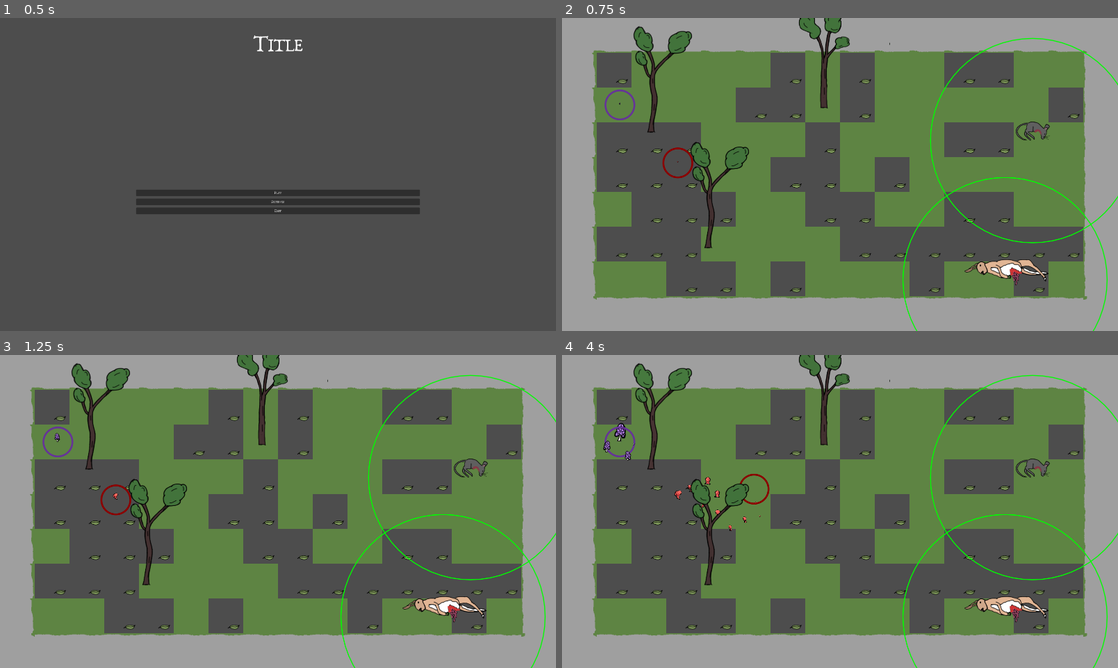
Above: before the commit, frames 1-4 (two rows, left to right).
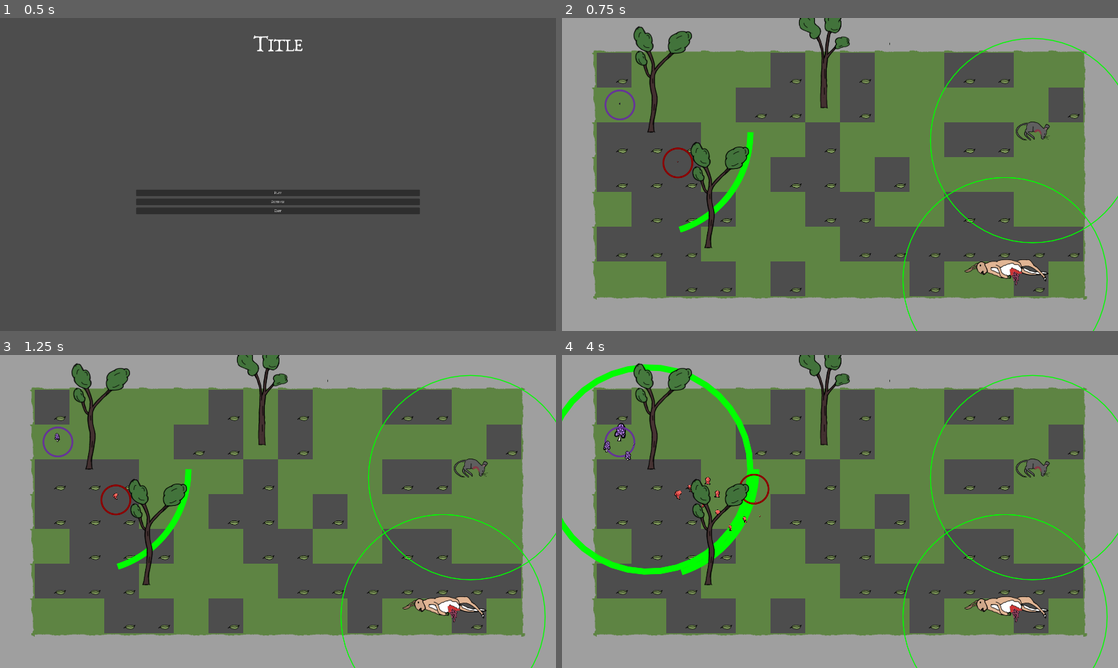
Above: after the commit, the same moments.

Repository: carcinizer/slavic-2025
Game: Godot game, scene res://scenes/main_menu.tscn
Same seed, same stepped clock (60 frames per second), same inputs: the game is played once before the commit and once after it.
Inputs:
- Up to frame 1 (0.5 s): no input
- Up to frame 2 (0.75 s): click "Play" at 0.5 s
- Up to frame 3 (1.25 s): no input
- Up to frame 4 (4 s): tap Enter at 1.25 s; hold Right (right1) 1.28-2.03 s; tap S (down2) at 1.35 s; hold Down (down1) 2.03-2.78 s; tap A (left2) at 2.1 s; hold Right (right1) 2.78-3.53 s; tap D (right2) at 2.85 s; hold Up (up1) from 3.53 s (still down); tap W (up2) at 3.6 s

Frame 1 is identical in both runs. In frame 2, 0.4% of the frame differs, in the area x 21-35%, y 36-69%; in frame 3, 0.4%; in frame 4, 2.2%, in the area x 0-36%, y 2-71%.

Commit message:
edit tree parent scene

Diff:
--- a/scenes/parent_scenes/tree.tscn
+++ b/scenes/parent_scenes/tree.tscn
@@ -1,7 +1,8 @@
-[gd_scene load_steps=5 format=3 uid="uid://b7r5ai1pa2xl"]
+[gd_scene load_steps=6 format=3 uid="uid://b7r5ai1pa2xl"]
 
 [ext_resource type="Script" uid="uid://dl0j40wfaghwc" path="res://src/tree.gd" id="1_vplca"]
 [ext_resource type="Texture2D" uid="uid://bbq8u03dn5fdd" path="res://graphics/tree.png" id="2_vplca"]
+[ext_resource type="Script" uid="uid://cmt2cgqbh3yv6" path="res://src/draw_tree_hp.gd" id="2_ytrt2"]
 
 [sub_resource type="CircleShape2D" id="CircleShape2D_0bdi0"]
 radius = 25.0
@@ -17,6 +18,12 @@
 [node name="CollisionShape2D" type="CollisionShape2D" parent="."]
 shape = SubResource("CircleShape2D_0bdi0")
 
+[node name="NeighborRange" type="Area2D" parent="."]
+
+[node name="CollisionShape2D" type="CollisionShape2D" parent="NeighborRange"]
+shape = SubResource("CircleShape2D_qxrkd")
+script = ExtResource("2_ytrt2")
+
 [node name="Sprite" type="Sprite2D" parent="."]
 z_as_relative = false
 y_sort_enabled = true
@@ -25,8 +32,3 @@
 offset = Vector2(-140, -457.805)
 hframes = 2
 vframes = 3
-
-[node name="NeighborRange" type="Area2D" parent="."]
-
-[node name="CollisionShape2D" type="CollisionShape2D" parent="NeighborRange"]
-shape = SubResource("CircleShape2D_qxrkd")
